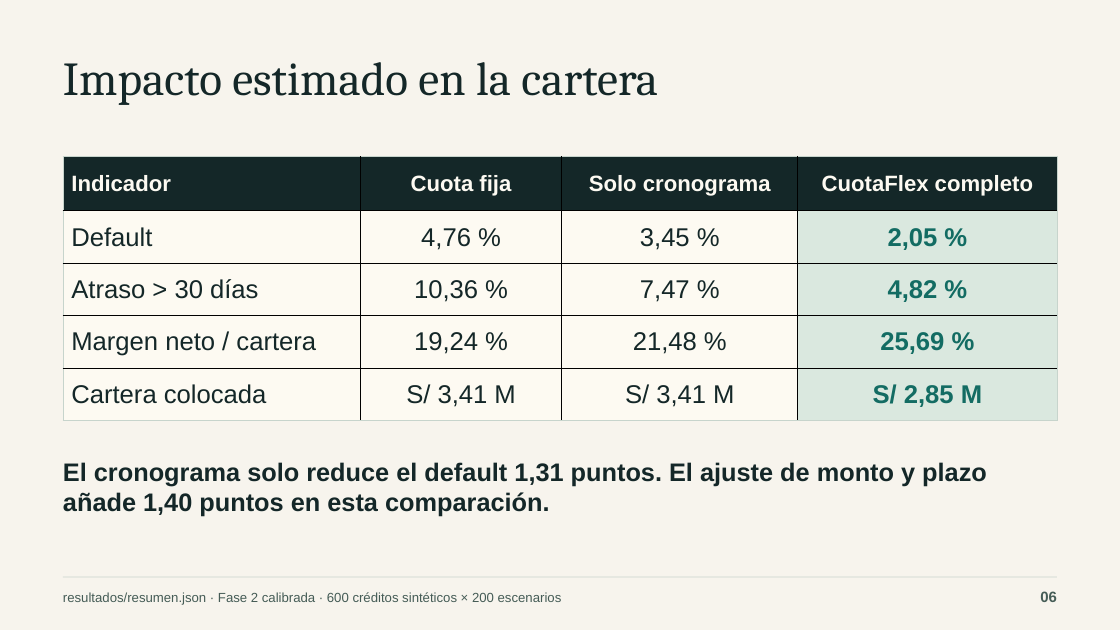
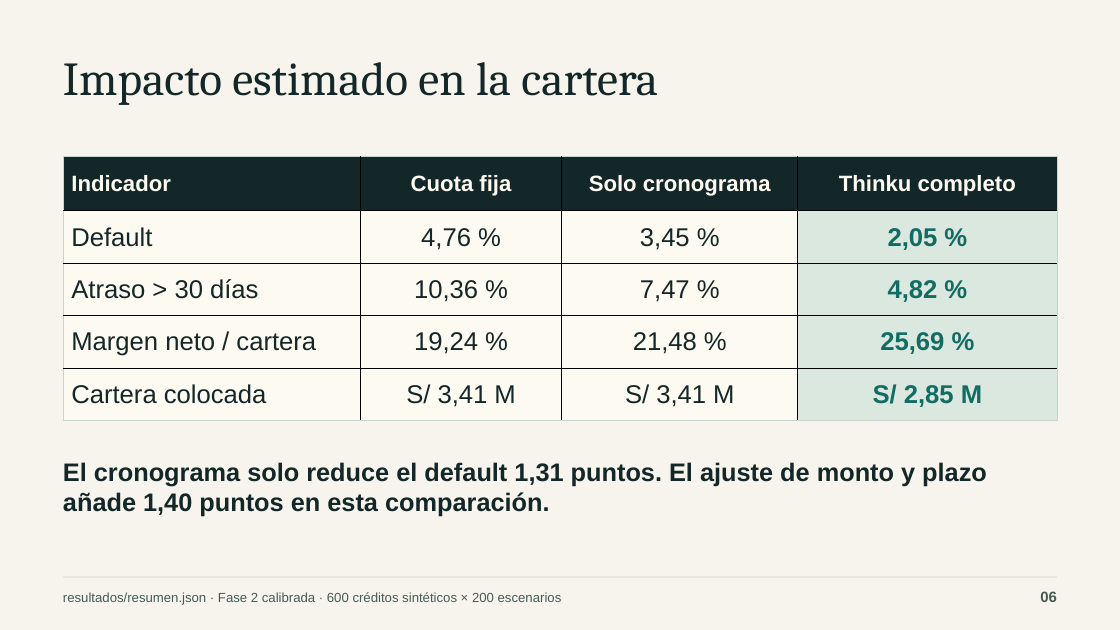
Before and after one commit to Defartion/Hackathon-Caja-Trujillo, a slide deck: slide 6 of docs/pitch/CuotaFlex-pitch.pptx. Drawn at 1120x630 pixels with LibreOffice and Linux fonts; fonts in the diff are those of the drawing. Boxes give left, top, right and bottom in pixels: in the first picture for what was removed or moved away, otherwise in the second. Text is boxed around its words. In the diff, an @@ line names an element or a change of style, - is before the commit and + after.

Commit message:
Rediseño: Thinku en el README, el concepto v3, el pitch y el video
- README, puntero docs/CONCEPTO.md y documentos de la final (video, módulo en vivo, propiedad
  intelectual) con el nombre nuevo.
- Concepto v3: texto, resumen, diagrama de arquitectura regenerado con mermaid-cli y PDF exportado
  de nuevo con su script. El concepto de la fase 1 y la versión 2 se conservan sin cambios.
- Pitch: guion, banco de preguntas y README; resumen A4 regenerado con generar_one_pager.py.
  Presentación: textos y notas con Thinku, gráfico de sensibilidad con la misma data y el rótulo
  nuevo, y la captura del celular con la app actual del cliente; PDF exportado con Impress.
- Script del video: subtítulos, carpeta de salida (~/Videos/Thinku) y lectura del KPI del tablero.
- Los nombres de archivo de los PDF y la presentación no cambian, para no romper enlaces compartidos.
- Sistema de diseño: sección de vistas amplias, columnas y paneles plegables, capturas 01-12
  actualizadas y 13-16 nuevas.

```diff
--- a/docs/pitch/CuotaFlex-pitch.pptx
+++ b/docs/pitch/CuotaFlex-pitch.pptx
@@ table at (x1=63, y1=156, x2=1057, y2=431) @@
-row 1, column 4: CuotaFlex completo
+row 1, column 4: Thinku completo
```
Also in this commit, not shown: 6 other slides changed, 37 other files.
